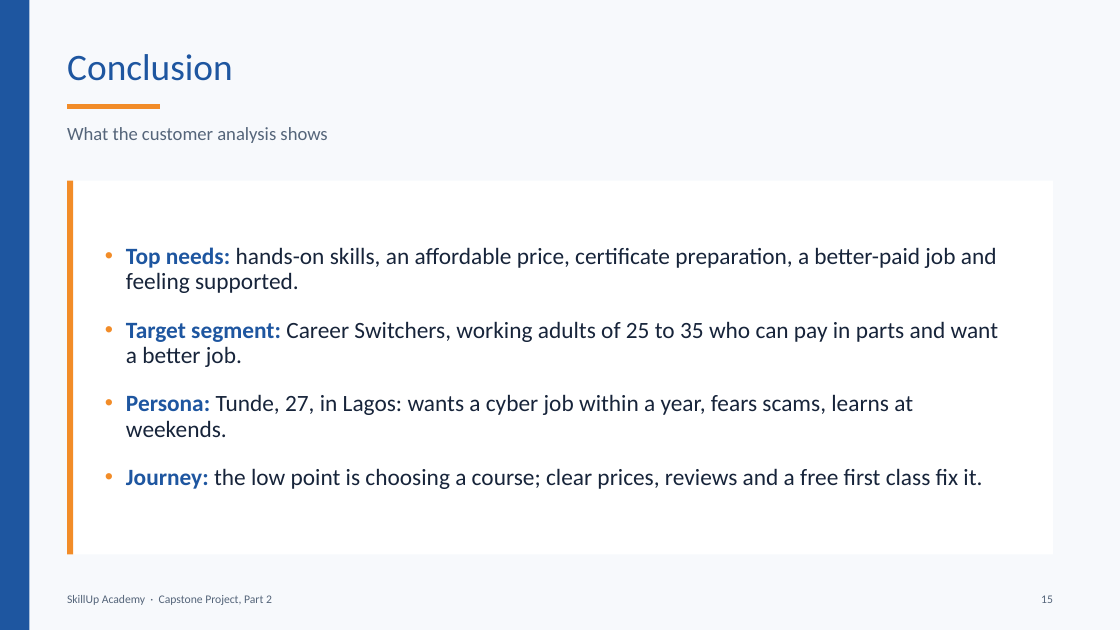
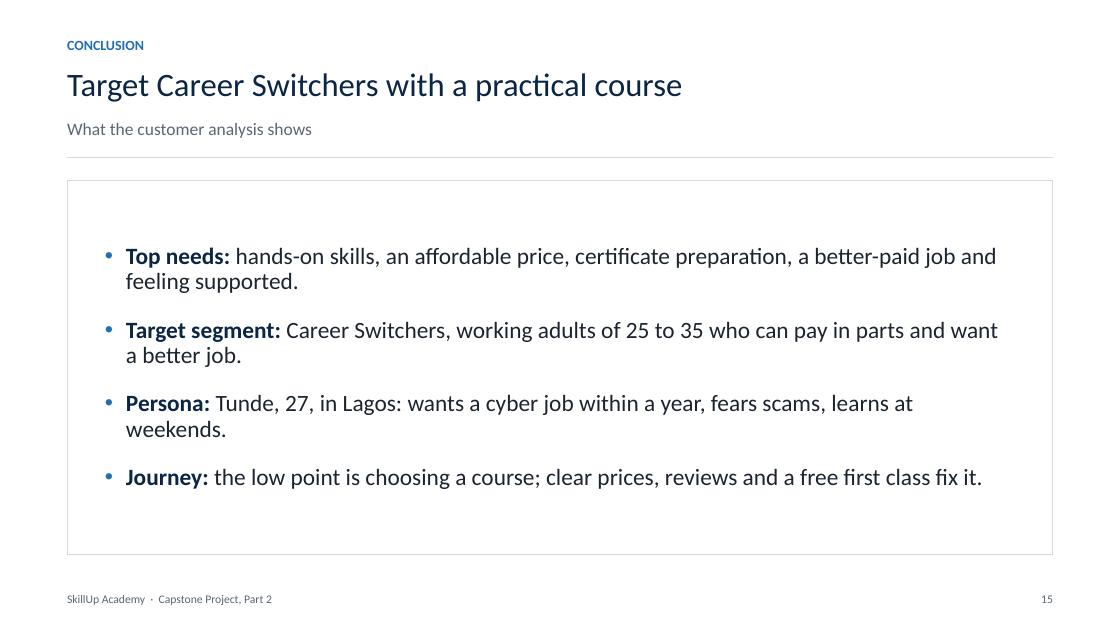
Before and after one commit to BadboyVee/BlackHoleeee, a slide deck: slide 15 of capstone/Customer_Analysis.pptx. Drawn at 1120x630 pixels with LibreOffice and Linux fonts; fonts in the diff are those of the drawing. Boxes give left, top, right and bottom in pixels: in the first picture for what was removed or moved away, otherwise in the second. Text is boxed around its words. In the diff, an @@ line names an element or a change of style, - is before the commit and + after.

```diff
--- a/capstone/Customer_Analysis.pptx
+++ b/capstone/Customer_Analysis.pptx
@@ background #F7F9FC to #FFFFFF @@
@@ rectangle removed at [0,0,29,630] @@
@@ text "CONCLUSION" at [67,41,144,50]: vertical alignment middle to top @@
@@ text at [67,41,144,50]: text changed; size 32 to 12 pt; text colour #1E56A0 to #1F6FB2; bold on @@
-Conclusion
+CONCLUSION
@@ title added at [67,73,683,102], 28 pt, text #0B2545 @@
+Target Career Switchers with a practical course
@@ text "What the customer analysis shows" at [67,123,312,138]: size 16 to 15 pt, text colour #55657A to #5B6675 @@
@@ line removed from (67, 107) to (160, 107) @@
@@ line added from (67, 158) to (1053, 158), #D5DAE1 1 pt @@
@@ rectangle at [67,181,1053,555]: outline none to #D5DAE1 0.75 pt @@
@@ rectangle removed at [67,181,73,555] @@
@@ text "Top needs: hands-on skills, an ..." at [126,247,999,489]: text colour #1E56A0 to #0B2545 in "Top needs:", "Target segment:", "Persona:", "Journey:"; text colour #17243A to #1C2430 in "hands-on skills, an affordable price, certificate preparatio ...", "Career Switchers, working adults of 25 to ...", "Tunde, 27, in Lagos: wants a cyber ...", "the low point is choosing a course; ..."; bullet colour #F28C28 to #1F6FB2 @@
```
Also in this commit, not shown: 15 other slides changed, 7 other files.
